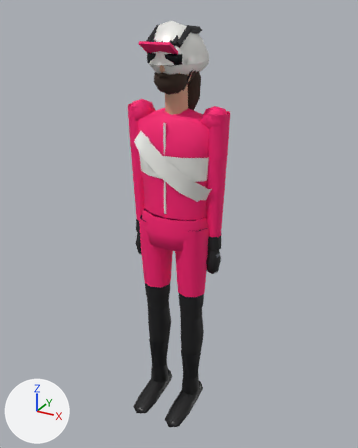
An edit to the glTF model assets/models/rider.glb, drawn before and after from the same camera.
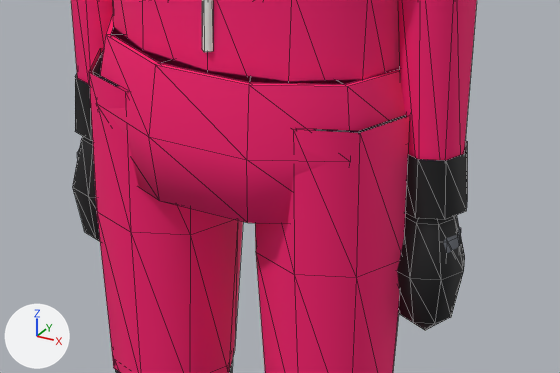
Each version appears first whole from a 50 mm lens placed at (0.983, -1.744, 0.889), pointed at (-0.01, 0.062, -0.014), and next in a close-up on the part from 33% to 68% of the width and 45% to 63% of the height. Every picture has the same lights, and +X, +Y and +Z are marked at lower left. The older version's two pictures come first. The close-ups show mesh edges as thin lines. Where no turn or scale is listed for an object, it has been applied to the vertices.

Names of what the first close-up shows: 'glove_winter_l', 'glove_winter_r', 'sleeve_long_l', 'sleeve_long_r', 'suit_pelvis', 'suit_thigh_l', 'suit_thigh_r', 'torso' and 4 more.
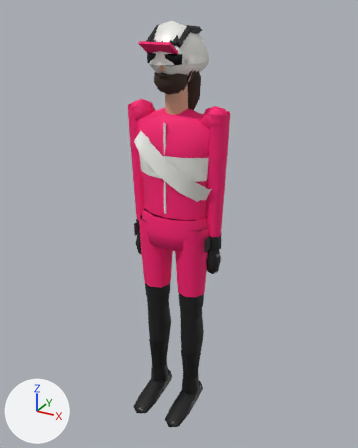
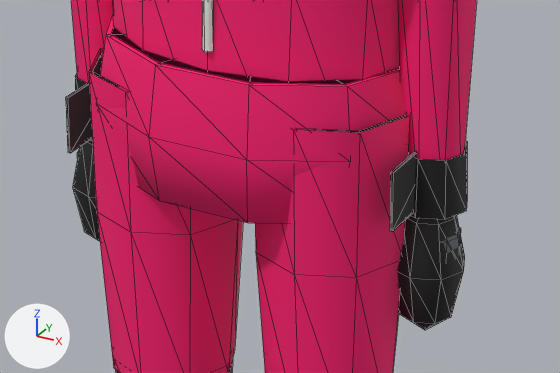
Changed parts and their boxes (x1, y1, x2, y2) in the close-ups (560 x 373 px):
'hip_number_l', added (black)
    after: (390, 152, 417, 232)
'hip_number_r', added
    after: (66, 82, 93, 153)

What changed in the scene script:
```text
Add me_hip_number_r:
    me_hip_number_r.from_pydata(...)  # a box spanning x -0.178..-0.175, y -0.05..0.05, z -0.065..-0.005
    me_hip_number_r.materials.append(mat_shorts)  # black #141416
Add me_hip_number_l:
    me_hip_number_l.from_pydata(...)  # a box spanning x 0.175..0.178, y -0.05..0.05, z -0.065..-0.005
    me_hip_number_l.materials.append(mat_shorts)  # black #141416
Add ob_hip_number_r:
    ob_hip_number_r = bpy.data.objects.new('hip_number_r', me_hip_number_r)
    ob_hip_number_r.location = (0.0, 0.0, 0.0)
Add ob_hip_number_l:
    ob_hip_number_l = bpy.data.objects.new('hip_number_l', me_hip_number_l)
    ob_hip_number_l.location = (0.0, 0.0, 0.0)
```
